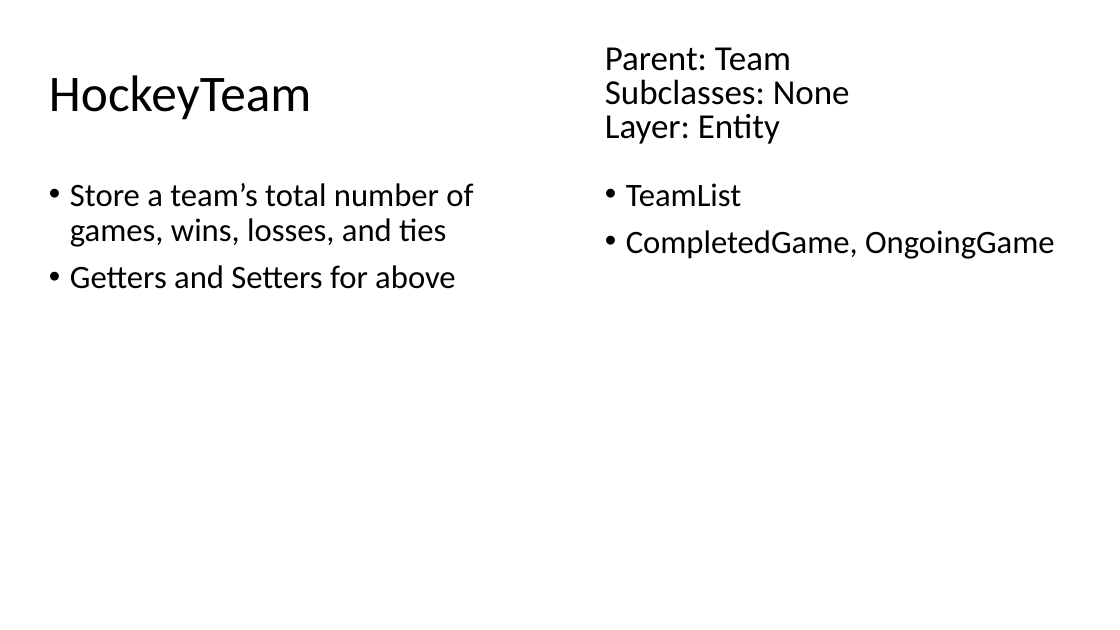
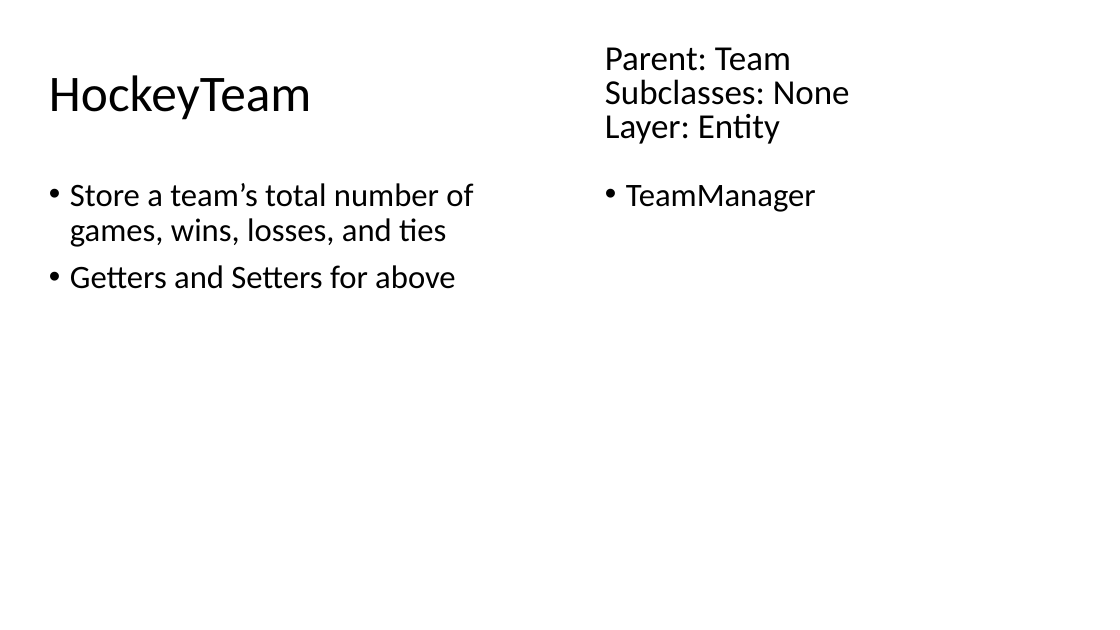
Before and after one commit to CSC207-UofT/course-project-sports-agents, a slide deck: slide 16 of IsaiahCRC.pptx (slide 13 before the commit). Drawn at 1120x630 pixels with LibreOffice and Linux fonts; fonts in the diff are those of the drawing. Boxes give left, top, right and bottom in pixels: in the first picture for what was removed or moved away, otherwise in the second. Text is boxed around its words. In the diff, an @@ line names an element or a change of style, - is before the commit and + after.

```diff
--- a/IsaiahCRC.pptx
+++ b/IsaiahCRC.pptx
@@ text at [626, 185, 816, 212]: text changed @@
-• TeamList
-• CompletedGame, OngoingGame
+• TeamManager
```
Also in this commit, not shown: 9 other slides changed, 5 slides added.
